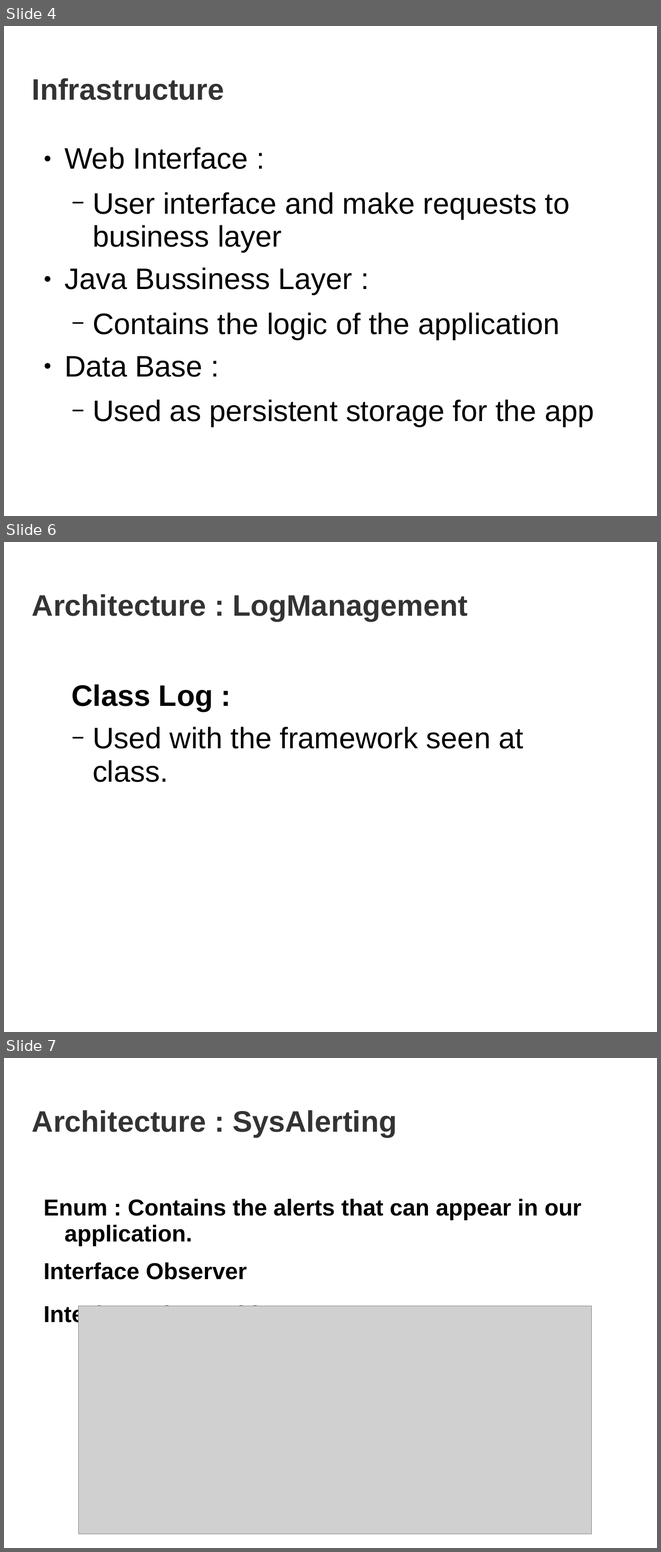
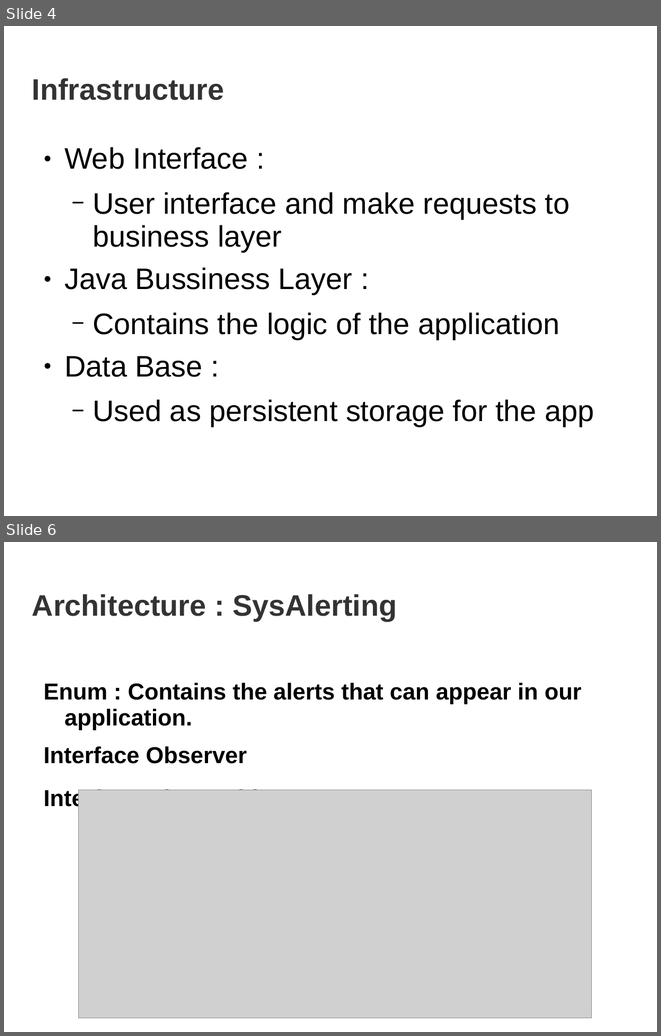
Before and after one commit to pbarbero/ESIEA.INF4035-EBAY, a slide deck: documentArchitecture.ppt. Shown one above the other, each under a label of ours: slides 4, 6 and 7 before the commit, slides 4 and 6 after it; the slides between them are not shown. The pictures are 661x1552 and 661x1036 pixels, drawn with LibreOffice and Linux fonts; fonts in the diff are those of the drawing; grey boxes stand for pictures; background and template pictures are left out. Boxes give left, top, right and bottom in pixels: in the first picture for what was removed or moved away, otherwise in the second. Text is boxed around its words. In the diff, an @@ line names an element or a change of style, - is before the commit and + after.

```diff
--- a/documentArchitecture.ppt
+++ b/documentArchitecture.ppt
@@ slide 6 removed at bbox=[4, 542, 657, 1032], background picture (left out) @@
@@ title removed at bbox=[32, 594, 468, 621] @@
-Architecture : LogManagement
@@ text removed at bbox=[71, 684, 524, 782] @@
-  Class Log :
-  − Used with the framework seen at class.
@@ what was slide 7 is now slide 6 @@
```
Also in this commit, not shown: 4 slides changed, 1 slide added, 5 other files.
